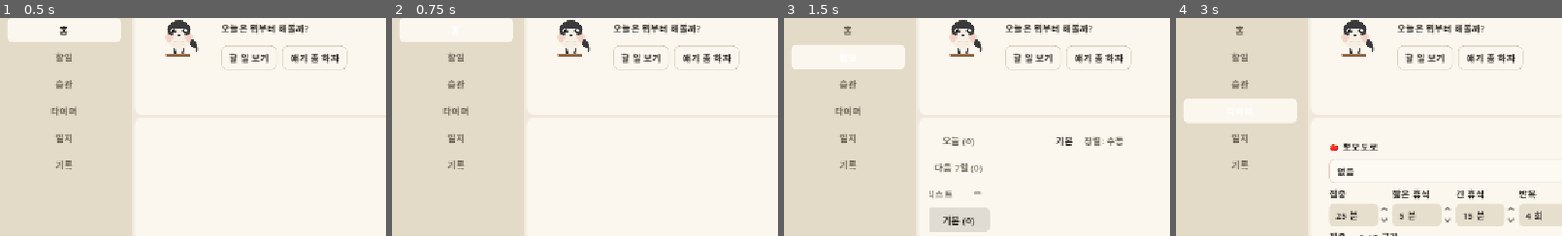
Above: before the commit, frames 1-4 (left to right).
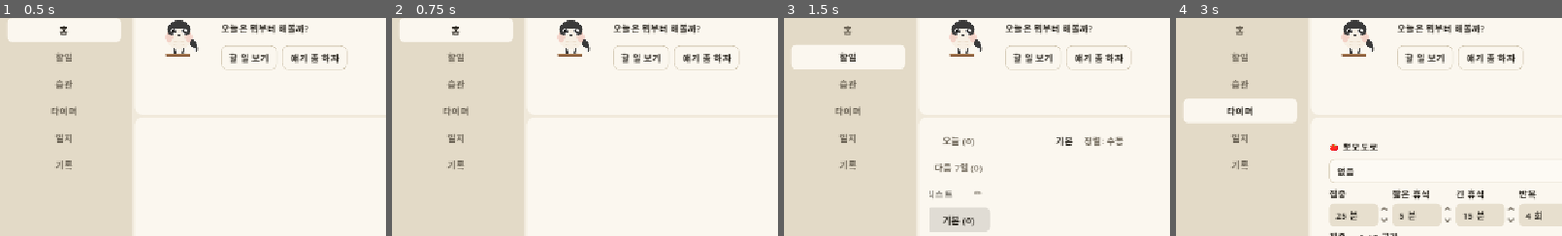
Above: after the commit, the same moments.

Repository: gee03143/voyager
Game: Godot game, scene res://scenes/MainShell.tscn
The game is run twice, just before and just after one commit, with the same random seed, the same clock (stepped at 60 frames per second) and the same inputs.
Inputs:
- Up to frame 1 (0.5 s): no input
- Up to frame 2 (0.75 s): click "홈" at 0.5 s
- Up to frame 3 (1.5 s): click "할일" at 1.25 s
- Up to frame 4 (3 s): click "습관" at 2 s; click "타이머" at 2.75 s
The pictures show only the part of the screen within x 0-50%, y 6-56%; the shares and areas given below are measured in that part.

Frame 1 is identical in both runs. In frame 2, less than 0.1% of the frame differs, in the area x 15-18%, y 3-8%; in frame 3, 0.1%; in frame 4, 0.2%, in the area x 13-20%, y 40-45%.

Commit message:
RichTextLabel 테마가 누락되어, TODO 항목의 폰트 색이 잘못 적용된 문제 수정

Diff:
--- a/assets/themes/voyage_theme.tres
+++ b/assets/themes/voyage_theme.tres
@@ -679,6 +679,7 @@
 Button/colors/font_disabled_color = Color(0.6039216, 0.5647059, 0.5019608, 1)
 Button/colors/font_focus_color = Color(0.16470589, 0.14901961, 0.12156863, 1)
 Button/colors/font_hover_color = Color(0.16470589, 0.14901961, 0.12156863, 1)
+Button/colors/font_hover_pressed_color = Color(0.16470589, 0.14901961, 0.12156863, 1)
 Button/colors/font_pressed_color = Color(0.16470589, 0.14901961, 0.12156863, 1)
 Button/styles/disabled = SubResource("StyleBoxFlat_rrwp2")
 Button/styles/focus = SubResource("StyleBoxFlat_npx3f")
@@ -721,6 +722,7 @@
 ProgressBar/colors/font_color = Color(0.41960785, 0.3882353, 0.33333334, 1)
 ProgressBar/styles/background = SubResource("StyleBoxFlat_t7rdd")
 ProgressBar/styles/fill = SubResource("StyleBoxFlat_vjt5k")
+RichTextLabel/colors/default_color = Color(0.16470589, 0.14901961, 0.12156863, 1)
 SpinBox/colors/down_disabled_icon_modulate = Color(0.6039216, 0.5647059, 0.5019608, 1)
 SpinBox/colors/down_hover_icon_modulate = Color(0.16470589, 0.14901961, 0.12156863, 1)
 SpinBox/colors/down_icon_modulate = Color(0.41960785, 0.3882353, 0.33333334, 1)
